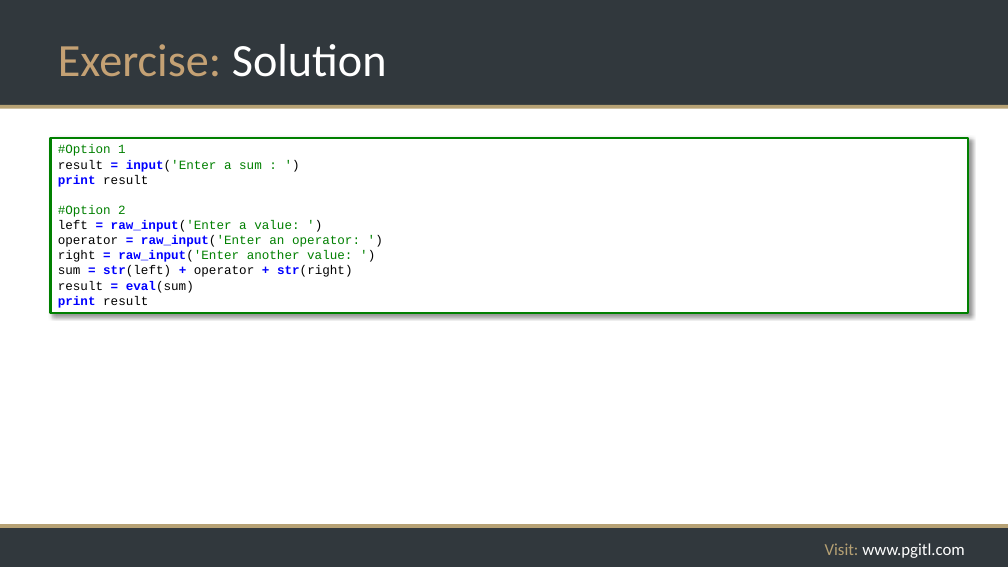
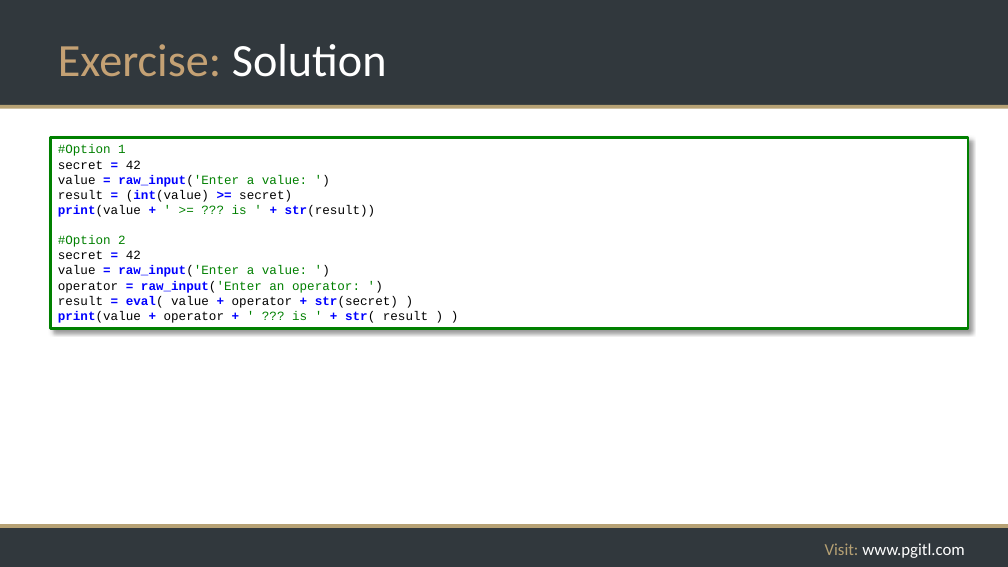
Before and after one commit to rikkouri/project-a, a slide deck: slide 87 of Programming Foundations.pptx. Drawn at 1008x567 pixels with LibreOffice and Linux fonts; fonts in the diff are those of the drawing; background and template pictures are left out. Boxes give left, top, right and bottom in pixels: in the first picture for what was removed or moved away, otherwise in the second. Text is boxed around its words. In the diff, an @@ line names an element or a change of style, - is before the commit and + after.

Commit message:
Relational ops exercise

```diff
--- a/Programming Foundations.pptx
+++ b/Programming Foundations.pptx
@@ rectangle "#Option 1": place and size @@
-rectangle "#Option 1" at [51, 138, 969, 313]
+rectangle "#Option 1" at [51, 138, 969, 328]
@@ text in rectangle at [58, 160, 376, 217]: text changed @@
-result = input('Enter a sum : ')
-print result
+secret = 42
+value = raw_input('Enter a value: ')
+result = (int(value) >= secret)
+print(value + ' >= ??? is ' + str(result))
@@ text in rectangle at [58, 250, 307, 277]: text changed; text colour #008000 to #000000 @@
-left = raw_input('Enter a value: ')
+secret = 42
+value = raw_input('Enter a value: ')
@@ text in rectangle at [58, 296, 428, 323]: text changed @@
-right = raw_input('Enter another value: ')
-sum = str(left) + operator + str(right)
-result = eval(sum)
-print result
+result = eval( value + operator + str(secret) )
+print(value + operator + ' ??? is ' + str( result ) )
```
Also in this commit, not shown: 2 other slides changed, 1 other file.
